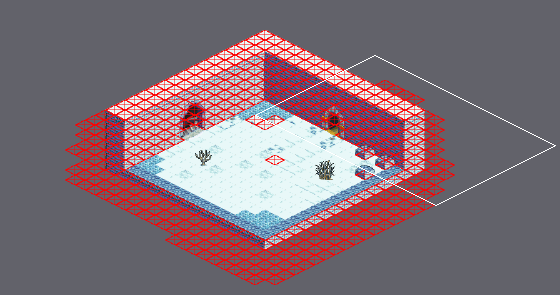
An edit to a level. Tiled map, Final_Fantasy_Mystery_World/Game/assets/maps/Quest1_Enter.tmx. The picture above shows the old version from afar; the outline marks the close-up.
Close-up. Before the edit:
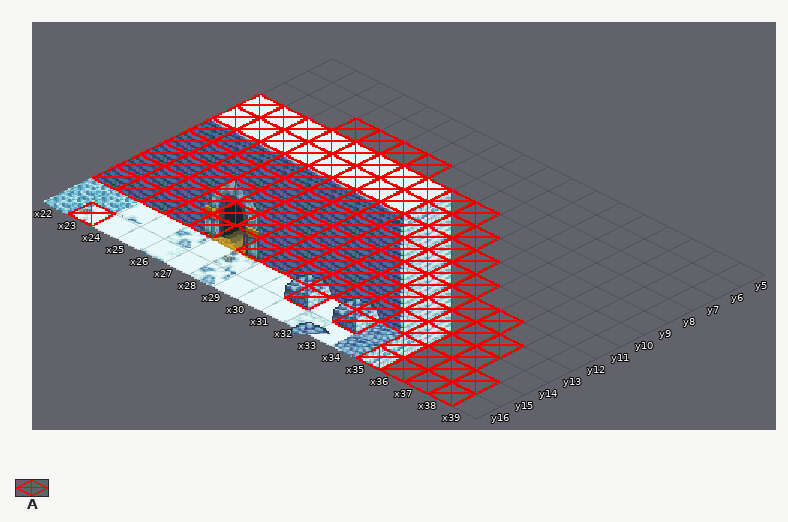
Cells are 32x16 px. Isometric: x runs down to the right, y down to the left. Shown: x 22..39, y 5..16. The commit also changed other parts of the map, which this record leaves out.
Key: from "ques1_tileset": A 6.
_ is an empty cell.
Layers that did not change in this view are not listed.
Layer "Collider" before, first column x 22:
 5 __________________
 6 __________________
 7 ___AAAA___________
 8 AAAAAAAAAA________
 9 AAAAAAAAAAA_______
10 AAAAAAAAAAAA______
11 AAAAAAAAAAAAA_____
12 AAAAAAAAAAAAAAA___
13 AAAAAAAAAAAAAAAA__
14 AAAAA_AAAAAAAAAA__
15 _________A_A_AAAA_
16 _A___________AAAA_
Once edited:
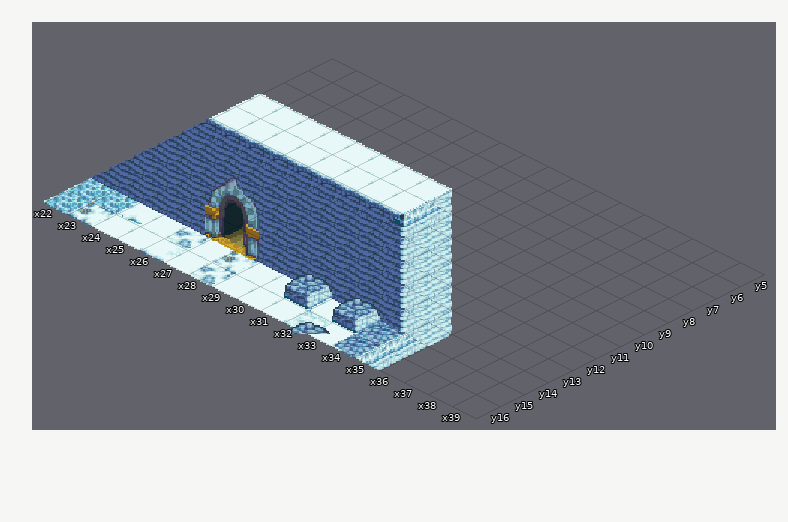
The edit:
Changed rows in their new state; . is an unchanged cell.
Layer "Collider" (now hidden):
first column x 22:
 7 ...____..........
 8 __________.......
 9 ___________......
10 ____________.....
11 _____________....
12 _______________..
13 ________________.
14 _____.__________.
15 ........._._.____
16 ._...........____
Boxes around the changes in both close-ups, in picture pixels (x1, y1, x2, y2):
removed: (68, 94, 524, 406)
